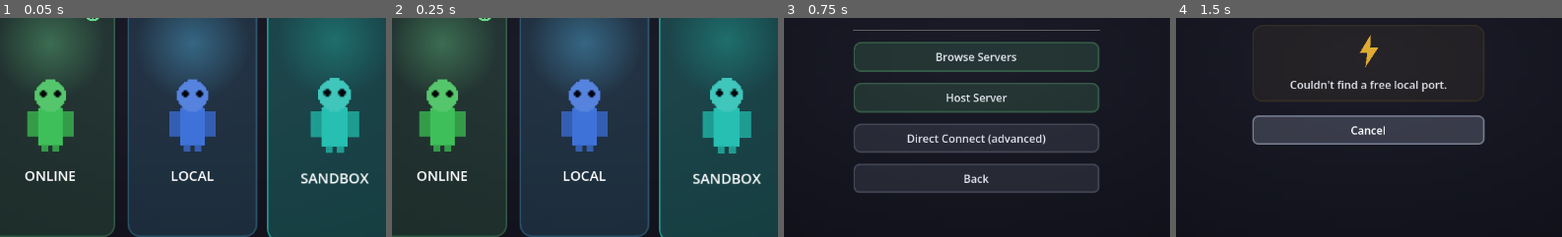
Above: before the commit, frames 1-4 (left to right).
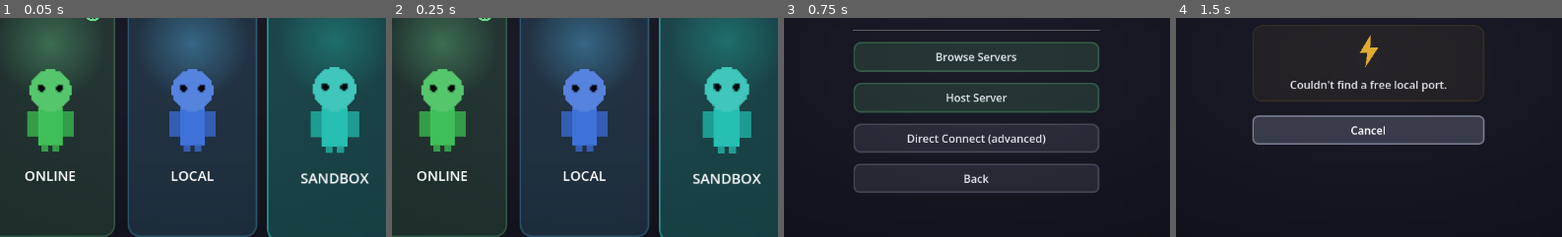
Above: after the commit, the same moments.

Repository: SumDumIdiut/tag
Game: Godot game, scene res://main/bootstrap.tscn
The game is run twice, just before and just after one commit, with the same random seed, the same clock (stepped at 60 frames per second) and the same inputs.
Inputs (mouse positions are % of the whole screen's width and height, from its top left):
- Up to frame 1 (0.05 s): no input
- Up to frame 2 (0.25 s): no input
- Up to frame 3 (0.75 s): click (32, 62) at 0.52 s
- Up to frame 4 (1.5 s): click "Quick Play" at 1.25 s
The pictures show only the part of the screen within x 25-75%, y 40-90%; the shares and areas given below are measured in that part.

The runs differ from the first frame. In frame 1, 3.0% of the frame differs, in the area x 7-93%, y 22-42%; in frame 2, 3.1%; in frame 3, nothing differs; in frame 4, nothing differs.

Commit message:
Enlarge the head's pixel resolution for a smoother, rounder silhouette
The head circle was only 18px in diameter, which reads as jagged/blobby
at that pixel count even with a game style that's otherwise fine with
hard-edged low-res rectangles for the rest of the body. Radius goes
9->12; the character canvas gains 10px of headroom (48->58 tall) so the
bigger circle doesn't bleed into the torso/arm regions of the shared
paint canvas the way a same-size-canvas version did in testing --
torso/arms/legs are otherwise byte-identical, just shifted down by that
same 10px, so their own geometry and the rig's pivot math don't change.

Head/Hat attachment offsets recomputed for the three rig scenes
(player, remote_avatar, npc). Regenerated all 52 baked skin/hat PNGs
from the updated templates.

relay-server/server.js's PART_DIMENSIONS (a hand-kept mirror of
PART_DEFS used to validate in-game drawn-skin uploads) updated to
match -- without this, anyone using the live drawing tool to submit a
custom head after this ships would get rejected by the still-18x18
server-side check. Needs a relay-server restart to take effect; not
done automatically as part of this commit.

Note: this changes PART_DEFS' head crop, so any already-uploaded
custom skin's head region will be re-sliced with the new (larger) box
and may render incorrectly until re-submitted through the Art Tool.

Diff:
--- a/game/cosmetics/skin_catalog.gd
+++ b/game/cosmetics/skin_catalog.gd
@@ -12,25 +12,33 @@
 # here) used to remember your selections across sessions/machines.
 
 const VISUAL_WIDTH := 32
-const VISUAL_HEIGHT := 48
+# 10px taller than the original 48 -- headroom for the enlarged head circle
+# below to fit without its top clipping off-canvas. Torso/arms/legs are
+# unchanged in size, just shifted down by that same 10px so their geometry
+# and the rig's own pivot offsets (player.tscn et al) stay identical; only
+# head's rect/pivot below reflect real new geometry.
+const VISUAL_HEIGHT := 58
 const CLIENT_ID_PATH := "user://client_id.txt"
 const API_BASE := "https://codecade.co.za/tag/api/skins"
 
 const PART_NAMES := ["head", "torso", "left_arm", "right_arm", "left_leg", "right_leg"]
 
-# Canvas-space (32x48, same space the old single-texture painter used) rect +
+# Canvas-space (32x58, same space the old single-texture painter used) rect +
 # pivot per rig part. `rect` is the tight crop for that part's own texture;
 # `pivot` is the joint point the rig (player.tscn et al) positions/rotates
 # that part's node around -- torso's pivot is its neck attach point (torso is
 # the rig's parent node), each limb's pivot is where it actually attaches to
-# the torso, head's pivot is its own neck.
+# the torso, head's pivot is its own neck. Head's rect deliberately overlaps
+# torso's top 2 rows (pivot sits exactly on the circle's bottom edge) for a
+# seamless neck join, the same small overlap the original smaller head used
+# -- everything else (torso/arms/legs) only barely touches, same as before.
 const PART_DEFS := {
-	"torso": {"rect": Rect2i(9, 17, 14, 21), "pivot": Vector2(16, 17)},
-	"head": {"rect": Rect2i(7, 1, 18, 18), "pivot": Vector2(16, 19)},
-	"left_arm": {"rect": Rect2i(3, 19, 6, 14), "pivot": Vector2(9, 19)},
-	"right_arm": {"rect": Rect2i(23, 19, 6, 14), "pivot": Vector2(23, 19)},
-	"left_leg": {"rect": Rect2i(11, 36, 4, 11), "pivot": Vector2(13, 36)},
-	"right_leg": {"rect": Rect2i(17, 36, 4, 11), "pivot": Vector2(19, 36)},
+	"torso": {"rect": Rect2i(9, 27, 14, 21), "pivot": Vector2(16, 27)},
+	"head": {"rect": Rect2i(4, 5, 24, 24), "pivot": Vector2(16, 29)},
+	"left_arm": {"rect": Rect2i(3, 29, 6, 14), "pivot": Vector2(9, 29)},
+	"right_arm": {"rect": Rect2i(23, 29, 6, 14), "pivot": Vector2(23, 29)},
+	"left_leg": {"rect": Rect2i(11, 46, 4, 11), "pivot": Vector2(13, 46)},
+	"right_leg": {"rect": Rect2i(17, 46, 4, 11), "pivot": Vector2(19, 46)},
 }
 
 const BUILTIN_SKINS := [
@@ -46,7 +54,7 @@
 
 const HAT_API_BASE := "https://codecade.co.za/tag/api/hats"
 
-# The head is a circle inscribed in its own 18x18 crop (touches all four
+# The head is a circle inscribed in its own crop (touches all four
 # edges -- see _paint_character_image's head ellipse), so there's no real
 # headroom left *inside* that box for a hat to occupy without just sitting
 # on top of the face. Hats get their own, taller canvas instead: the bottom
@@ -186,11 +194,18 @@
 ## that resolves to) rather than a separate whole-image paint, so the flat
 ## preview thumbnail (shop cards, roster previews) always matches whatever
 ## the live rig actually renders.
+# Head drawn last (not PART_NAMES order) -- its crop is wide/tall enough to
+# overlap the top corners of both arms' rects, and painting arms afterward
+# would clip into the head's rounded silhouette in this flat thumbnail (the
+# live rig has no such conflict, each part is its own independently
+# positioned sprite there).
+const _COMPOSE_ORDER := ["torso", "left_arm", "right_arm", "left_leg", "right_leg", "head"]
+
 func _compose_whole_texture(id: String) -> ImageTexture:
 	var parts := get_part_textures(id)
 	var whole := Image.create(VISUAL_WIDTH, VISUAL_HEIGHT, false, Image.FORMAT_RGBA8)
 	whole.fill(Color(0, 0, 0, 0))
-	for part_name in PART_NAMES:
+	for part_name in _COMPOSE_ORDER:
 		if not parts.has(part_name):
 			continue
 		var rect: Rect2i = PART_DEFS[part_name].rect
@@ -287,19 +302,19 @@
 	var eye_color := Color(0.05, 0.05, 0.08)
 
 	# Legs
-	_fill_rect(img, 11, 36, 15, 47, shade)
-	_fill_rect(img, 17, 36, 21, 47, shade)
+	_fill_rect(img, 11, 46, 15, 57, shade)
+	_fill_rect(img, 17, 46, 21, 57, shade)
 	# Arms (drawn before the body so the body's edge overlaps the shoulder
 	# seam instead of leaving a gap)
-	_fill_rect(img, 3, 19, 9, 33, shade)
-	_fill_rect(img, 23, 19, 29, 33, shade)
+	_fill_rect(img, 3, 29, 9, 43, shade)
+	_fill_rect(img, 23, 29, 29, 43, shade)
 	# Body/torso
-	_fill_rect(img, 9, 17, 23, 38, color)
+	_fill_rect(img, 9, 27, 23, 48, color)
 	# Head
-	_fill_ellipse(img, 16.0, 10.0, 9.0, 9.0, highlight)
+	_fill_ellipse(img, 16.0, 17.0, 12.0, 12.0, highlight)
 	# Eyes
-	_fill_ellipse(img, 12.0, 9.0, 1.6, 1.6, eye_color)
-	_fill_ellipse(img, 20.0, 9.0, 1.6, 1.6, eye_color)
+	_fill_ellipse(img, 10.7, 15.7, 2.1, 2.1, eye_color)
+	_fill_ellipse(img, 21.3, 15.7, 2.1, 2.1, eye_color)
 
 	return img
 
@@ -316,14 +331,14 @@
 	img.fill(Color(0, 0, 0, 0))
 	var eye_color := Color(0.05, 0.05, 0.08)
 
-	_fill_rect(img, 11, 36, 15, 47, TEMPLATE_SHADE)
-	_fill_rect(img, 17, 36, 21, 47, TEMPLATE_SHADE)
-	_fill_rect(img, 3, 19, 9, 33, TEMPLATE_SHADE)
-	_fill_rect(img, 23, 19, 29, 33, TEMPLATE_SHADE)
-	_fill_rect(img, 9, 17, 23, 38, TEMPLATE_BASE)
-	_fill_ellipse(img, 16.0, 10.0, 9.0, 9.0, TEMPLATE_HIGHLIGHT)
-	_fill_ellipse(img, 12.0, 9.0, 1.6, 1.6, eye_color)
-	_fill_ellipse(img, 20.0, 9.0, 1.6, 1.6, eye_color)
+	_fill_rect(img, 11, 46, 15, 57, TEMPLATE_SHADE)
+	_fill_rect(img, 17, 46, 21, 57, TEMPLATE_SHADE)
+	_fill_rect(img, 3, 29, 9, 43, TEMPLATE_SHADE)
+	_fill_rect(img, 23, 29, 29, 43, TEMPLATE_SHADE)
+	_fill_rect(img, 9, 27, 23, 48, TEMPLATE_BASE)
+	_fill_ellipse(img, 16.0, 17.0, 12.0, 12.0, TEMPLATE_HIGHLIGHT)
+	_fill_ellipse(img, 10.7, 15.7, 2.1, 2.1, eye_color)
+	_fill_ellipse(img, 21.3, 15.7, 2.1, 2.1, eye_color)
 
 	return img
 
--- a/game/main/match_intro.gd
+++ b/game/main/match_intro.gd
@@ -37,7 +37,7 @@
 	row.add_theme_constant_override("separation", 12)
 
 	var preview := TextureRect.new()
-	preview.custom_minimum_size = Vector2(32, 48)
+	preview.custom_minimum_size = Vector2(SkinCatalog.VISUAL_WIDTH, SkinCatalog.VISUAL_HEIGHT)
 	preview.stretch_mode = TextureRect.STRETCH_KEEP_ASPECT_CENTERED
 	preview.texture = SkinCatalog.get_texture(info.get("skin_id", "red"))
 	row.add_child(preview)
--- a/game/npc/npc.tscn
+++ b/game/npc/npc.tscn
@@ -44,11 +44,11 @@
 [node name="Head" type="Sprite2D" parent="Visual/Torso"]
 position = Vector2(0, 2)
 centered = false
-offset = Vector2(-9, -18)
+offset = Vector2(-12, -24)
 
 [node name="Hat" type="Sprite2D" parent="Visual/Torso/Head"]
 centered = false
-offset = Vector2(-9, -28)
+offset = Vector2(-9, -34)
 
 [node name="Camera2D" type="Camera2D" parent="."]
 enabled = false
--- a/game/player/player.tscn
+++ b/game/player/player.tscn
@@ -44,11 +44,11 @@
 [node name="Head" type="Sprite2D" parent="Visual/Torso"]
 position = Vector2(0, 2)
 centered = false
-offset = Vector2(-9, -18)
+offset = Vector2(-12, -24)
 
 [node name="Hat" type="Sprite2D" parent="Visual/Torso/Head"]
 centered = false
-offset = Vector2(-9, -28)
+offset = Vector2(-9, -34)
 
 [node name="Camera2D" type="Camera2D" parent="."]
 enabled = false
--- a/game/player/remote_avatar.tscn
+++ b/game/player/remote_avatar.tscn
@@ -35,11 +35,11 @@
 [node name="Head" type="Sprite2D" parent="Visual/Torso"]
 position = Vector2(0, 2)
 centered = false
-offset = Vector2(-9, -18)
+offset = Vector2(-12, -24)
 
 [node name="Hat" type="Sprite2D" parent="Visual/Torso/Head"]
 centered = false
-offset = Vector2(-9, -28)
+offset = Vector2(-9, -34)
 
 [node name="NameLabel" type="Label" parent="."]
 offset_left = -50.0
--- a/game/tools/art_tool.gd
+++ b/game/tools/art_tool.gd
@@ -525,10 +525,14 @@
 ## in-game positions (see SkinCatalog.PART_DEFS) -- the exact format the
 ## game's existing admin ingestion tool (relay-server/add-skin.js) already
 ## expects, so a custom skin needs no new server-side code to go live.
+## Head is composited last (not PART_NAMES order): its crop overlaps the top
+## corners of both arms' rects, and painting arms afterward would clip arm
+## pixels into the exported head region -- this same image gets re-sliced
+## by PART_DEFS later, so that corruption would be permanent, not cosmetic.
 func _composite_whole_skin(parts: Dictionary) -> Image:
 	var whole := Image.create(SkinCatalog.VISUAL_WIDTH, SkinCatalog.VISUAL_HEIGHT, false, Image.FORMAT_RGBA8)
 	whole.fill(Color(0, 0, 0, 0))
-	for part_name in SkinCatalog.PART_NAMES:
+	for part_name in ["torso", "left_arm", "right_arm", "left_leg", "right_leg", "head"]:
 		if not parts.has(part_name):
 			continue
 		var rect: Rect2i = SkinCatalog.PART_DEFS[part_name].rect
Binary file changed: game/assets/character/blue_head.png
Binary file changed: game/assets/character/blue_torso.png
Binary file changed: game/assets/character/green_head.png
Binary file changed: game/assets/character/green_torso.png
Binary file changed: game/assets/character/orange_head.png
Binary file changed: game/assets/character/orange_torso.png
Binary file changed: game/assets/character/pink_head.png
Binary file changed: game/assets/character/pink_torso.png
Binary file changed: game/assets/character/purple_head.png
Binary file changed: game/assets/character/purple_torso.png
Binary file changed: game/assets/character/red_head.png
Binary file changed: game/assets/character/red_torso.png
(and 7 more such lines)
